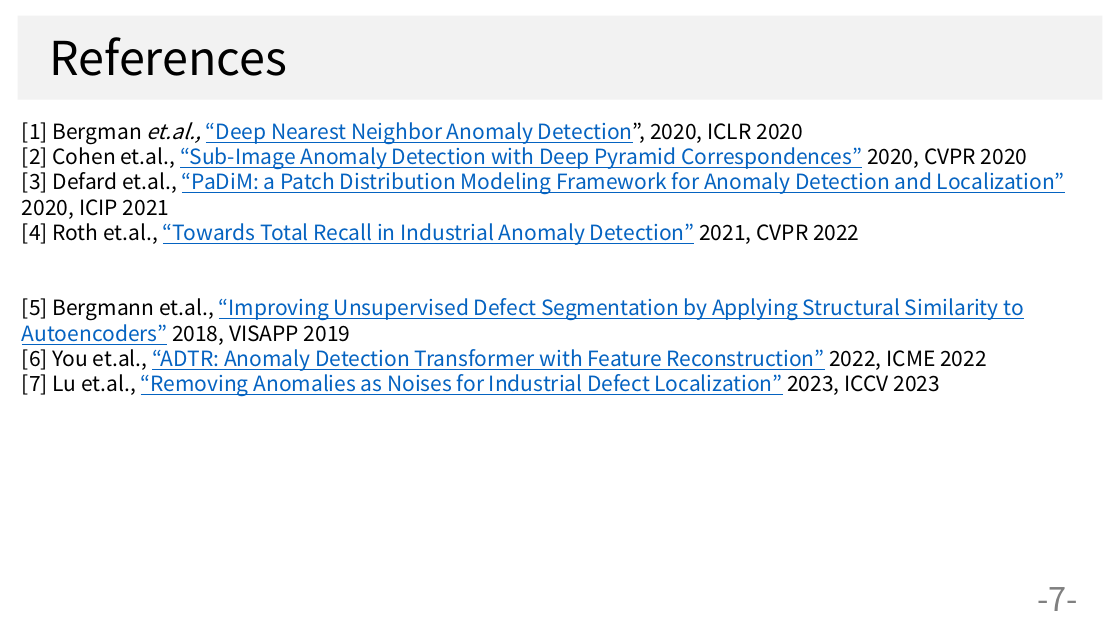
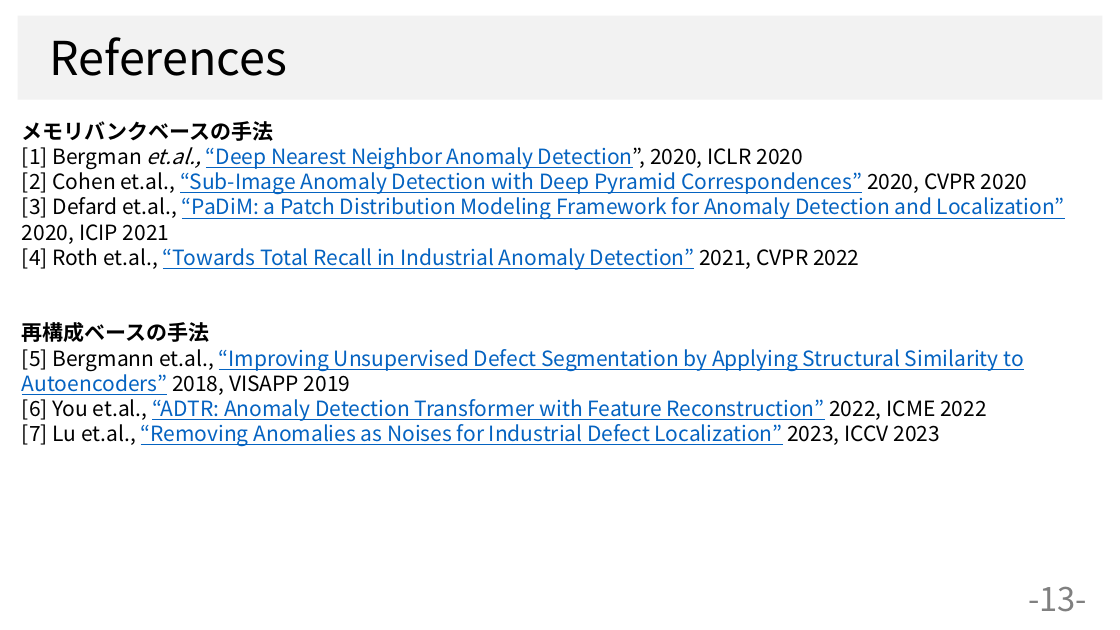
Before and after one commit to dhia-github/haselab-all, a slide deck: slide 13 of 発表資料/サーベイ大会資料.pptx (slide 7 before the commit). Drawn at 1120x630 pixels with LibreOffice and Linux fonts; fonts in the diff are those of the drawing; background and template pictures are left out. Boxes give left, top, right and bottom in pixels: in the first picture for what was removed or moved away, otherwise in the second. Text is boxed around its words. In the diff, an @@ line names an element or a change of style, - is before the commit and + after.

```diff
--- a/発表資料/サーベイ大会資料.pptx
+++ b/発表資料/サーベイ大会資料.pptx
@@ text at (x1=22, y1=121, x2=274, y2=141): paragraph added @@
+メモリバンクベースの手法
@@ text at (x1=22, y1=322, x2=210, y2=342): paragraph added @@
+再構成ベースの手法
@@ page number at (x1=1028, y1=586, x2=1087, y2=612): text changed @@
--7-
+-13-
```
Also in this commit, not shown: 2 other slides changed, 14 slides added, 4 slides removed.
